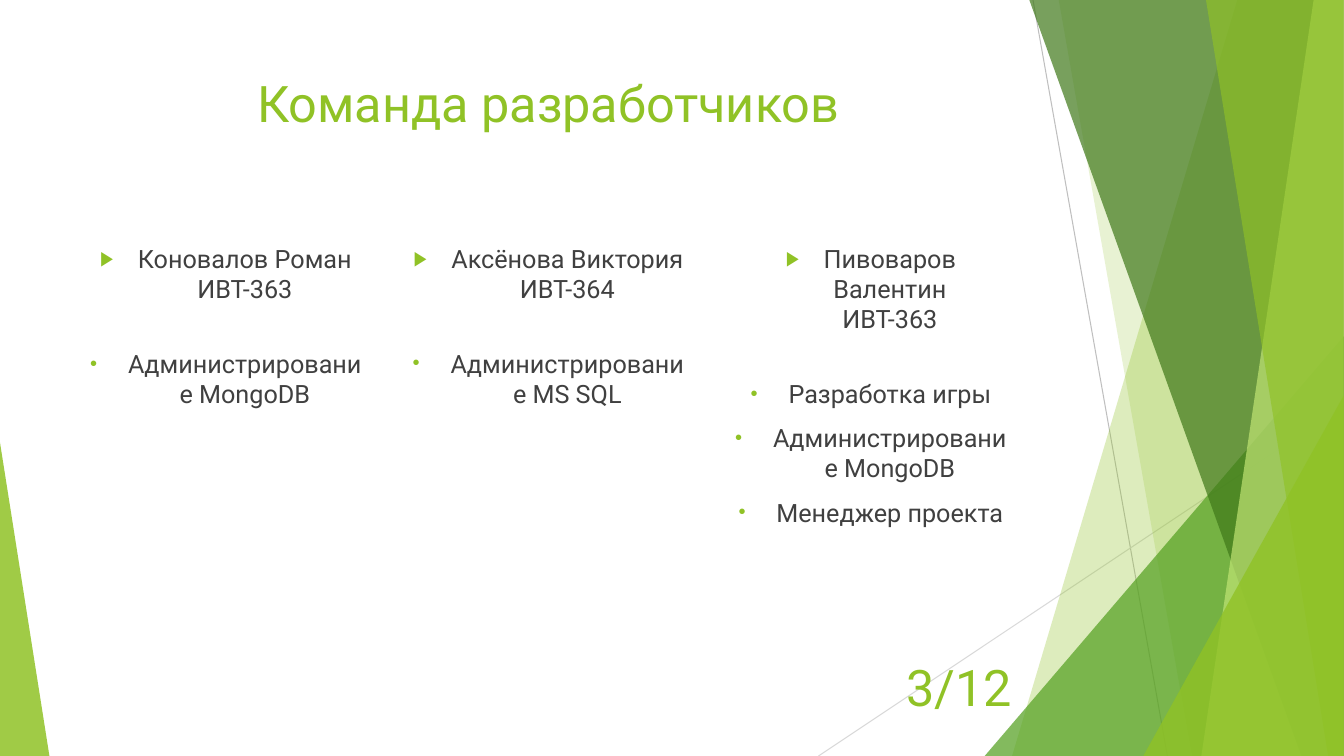
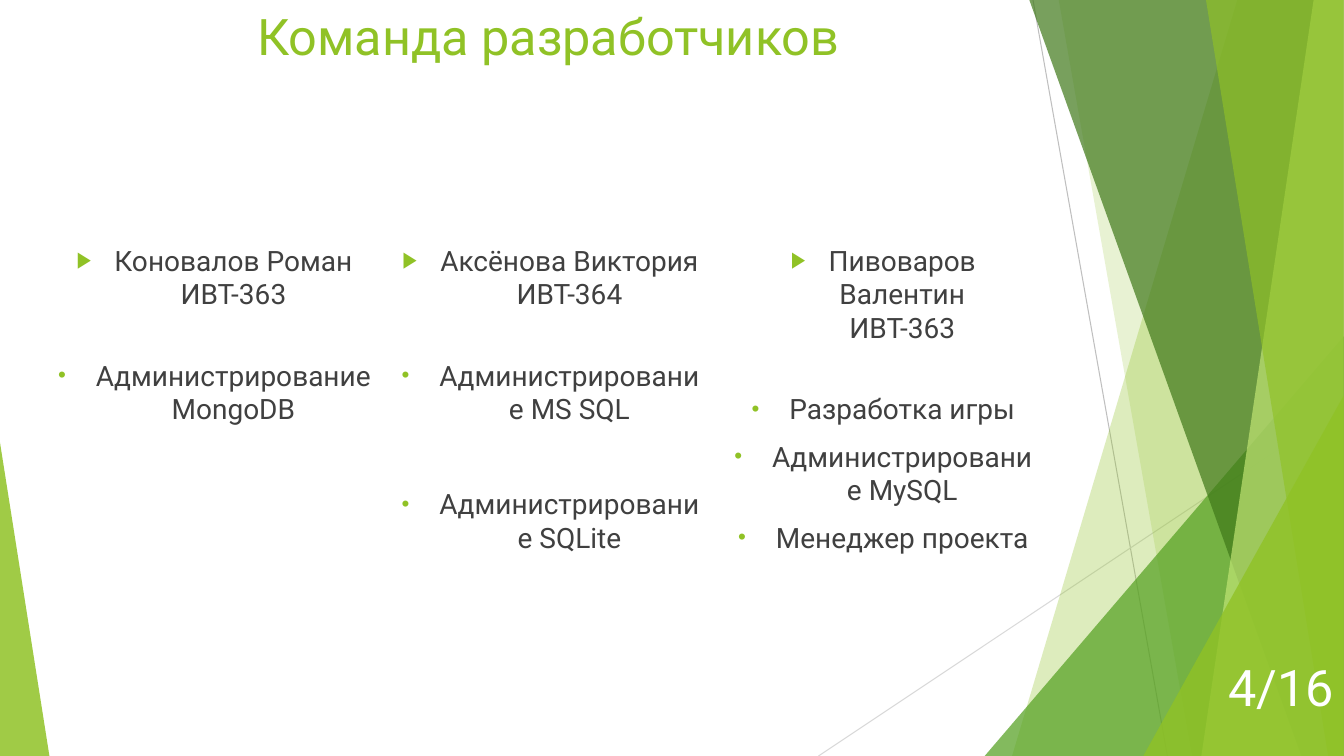
Before and after one commit to enitnel/mysterious-project, a slide deck: slide 4 of Dms coursework presentation.pptx (slide 3 before the commit). Drawn at 1344x756 pixels with LibreOffice and Linux fonts; fonts in the diff are those of the drawing. Boxes give left, top, right and bottom in pixels: in the first picture for what was removed or moved away, otherwise in the second. Text is boxed around its words. In the diff, an @@ line names an element or a change of style, - is before the commit and + after.

Commit message:
MongoDB is done

```diff
--- a/Dms coursework presentation.pptx
+++ b/Dms coursework presentation.pptx
@@ title "Команда разработчиков": place and size @@
-title "Команда разработчиков" at [257,83,840,133]
+title "Команда разработчиков" at [257,16,840,66]
@@ text "Коновалов Роман ИВТ-363": place and size @@
-text "Коновалов Роман ИВТ-363" at [138,250,352,409]
+text "Коновалов Роман ИВТ-363" at [114,251,353,425]
@@ text "Коновалов Роман ИВТ-363" at [114,251,353,425]: size 18 to 20 pt @@
@@ text "Аксёнова Виктория ИВТ-364": place and size @@
-text "Аксёнова Виктория ИВТ-364" at [451,250,683,406]
+text "Аксёнова Виктория ИВТ-364" at [96,251,698,551]
@@ text at [96,251,698,422]: size 18 to 20 pt in "Аксёнова Виктория ИВТ-364", "Администрирование MS SQL" @@
@@ text at [776,251,1028,554]: size 18 to 20 pt in "Пивоваров Валентин ИВТ-363", "Разработка игры", "Менеджер проекта" @@
@@ text at [869,480,958,506]: text changed; size 18 to 20 pt @@
-• Администрирование MongoDB
+• Администрирование MySQL
@@ text at [539,528,621,551]: paragraph added @@
+• Администрирование SQLite
@@ page number removed at [906,669,1012,709] @@
-3/12
@@ page number added at [1228,670,1334,709], 36 pt, text #FFFFFF @@
+4/16
```
Also in this commit, not shown: 11 other slides changed, 4 slides added, 58 other files.
